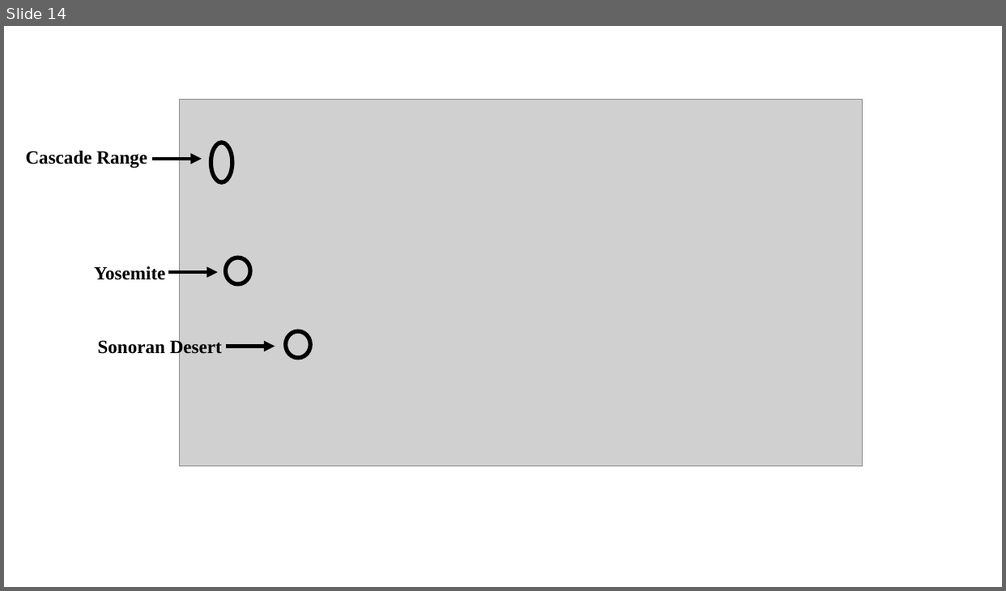
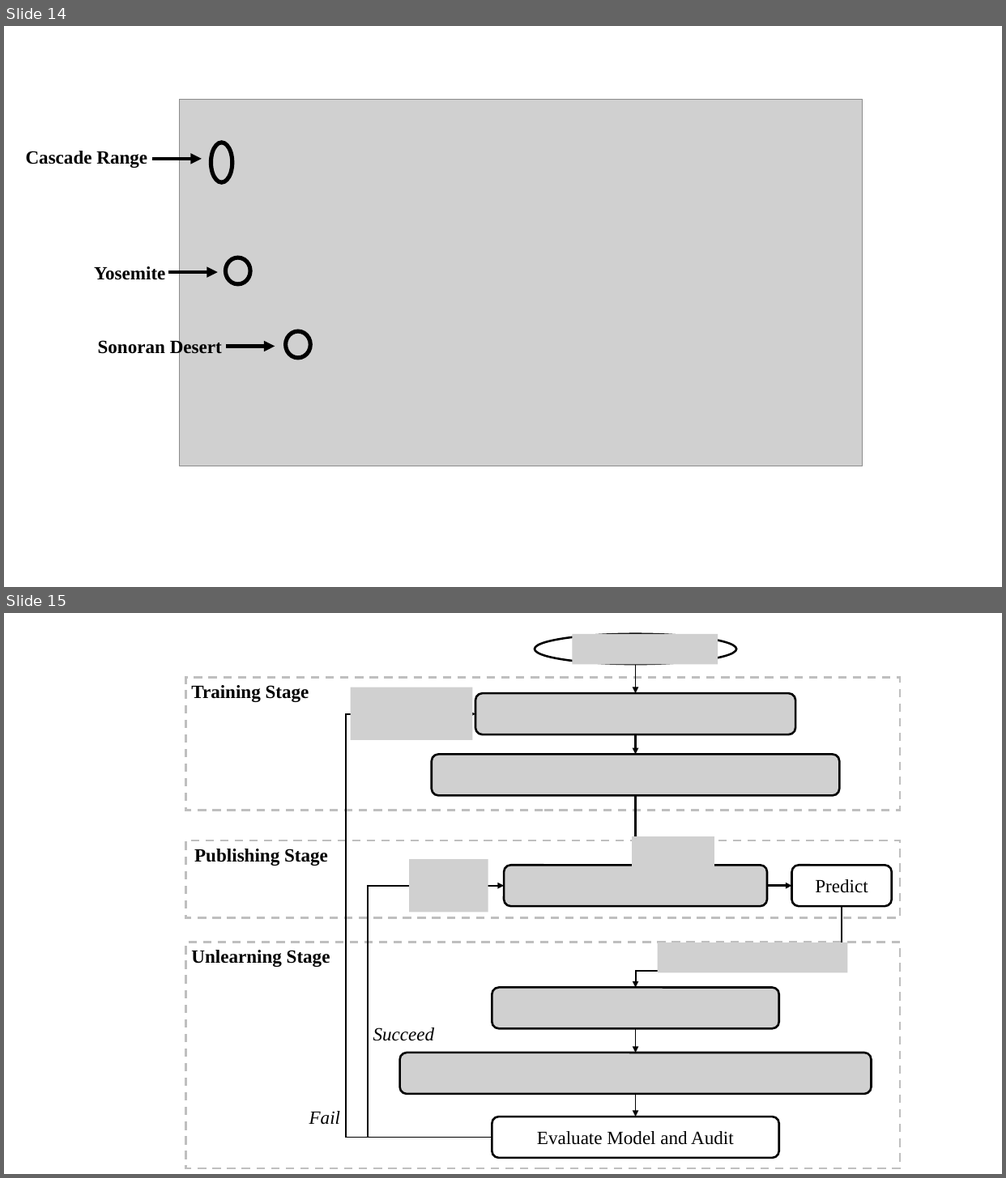
Before and after one commit to xinzhang-nac/xinzhang-nac-old.github.io, a slide deck: images/System.pptx. Shown one above the other, each under a label of ours: slide 14 before the commit, slides 14 and 15 after it. The pictures are 1006x591 and 1006x1178 pixels, drawn with LibreOffice and Linux fonts; fonts in the diff are those of the drawing; grey boxes stand for pictures. Boxes give left, top, right and bottom in pixels: in the first picture for what was removed or moved away, otherwise in the second. Text is boxed around its words. In the diff, an @@ line names an element or a change of style, - is before the commit and + after.

```diff
--- a/images/System.pptx
+++ b/images/System.pptx
@@ slide 15 added at <box>4,613,1002,1174</box>, background #FFFFFF @@
@@ ellipse added at <box>535,634,737,664</box>, fill #FFFFFF, outline #000000 2 pt @@
@@ picture added at <box>572,634,718,664</box> @@
@@ rectangle added at <box>186,677,900,811</box>, fill #FFFFFF, outline #BFBFBF 2 pt dashed @@
@@ text added at <box>191,685,309,702</box>, 18 pt, text #000000, bold @@
+Training Stage
@@ arrow added from (636, 664) to (636, 693), #000000 1.5 pt @@
@@ picture added at <box>351,687,473,740</box> @@
@@ picture added at <box>475,693,796,735</box> @@
@@ elbow arrow added from (492, 1138) to (475, 714), #000000 1.5 pt @@
@@ picture added at <box>432,755,839,796</box> @@
@@ arrow added from (636, 735) to (636, 755), #000000 2 pt @@
@@ arrow added from (636, 796) to (636, 865), #000000 2 pt @@
@@ rectangle added at <box>186,841,900,918</box>, fill #FFFFFF, outline #BFBFBF 2 pt dashed @@
@@ text added at <box>194,849,328,866</box>, 18 pt, text #000000, bold @@
+Publishing Stage
@@ picture added at <box>632,837,714,867</box> @@
@@ picture added at <box>409,859,488,913</box> @@
@@ picture added at <box>504,865,768,906</box> @@
@@ rounded rectangle added at <box>792,865,892,906</box>, fill #FFFFFF, outline #000000 2 pt, 18 pt, text #000000 @@
+Predict
@@ elbow arrow added from (492, 1138) to (504, 885), #000000 1.5 pt @@
@@ arrow added from (768, 885) to (792, 885), #000000 2 pt @@
@@ elbow arrow added from (842, 906) to (636, 988), #000000 1.5 pt @@
@@ rectangle added at <box>186,943,900,1169</box>, fill #FFFFFF, outline #BFBFBF 2 pt dashed @@
@@ text added at <box>191,950,330,967</box>, 18 pt, text #000000, bold @@
+Unlearning Stage
@@ picture added at <box>658,943,848,973</box> @@
@@ picture added at <box>492,988,780,1029</box> @@
@@ text added at <box>373,1028,435,1041</box>, 18 pt, text #000000, italic @@
+Succeed
@@ arrow added from (636, 1029) to (636, 1053), #000000 1.5 pt @@
@@ picture added at <box>400,1053,872,1094</box> @@
@@ arrow added from (636, 1094) to (636, 1117), #000000 1.5 pt @@
@@ text added at <box>309,1111,340,1125</box>, 18 pt, text #000000, italic @@
+Fail
@@ rounded rectangle added at <box>492,1117,780,1158</box>, fill #FFFFFF, outline #000000 2 pt, 18 pt, text #000000 @@
+Evaluate Model and Audit
```
Also in this commit, not shown: 13 other files.
